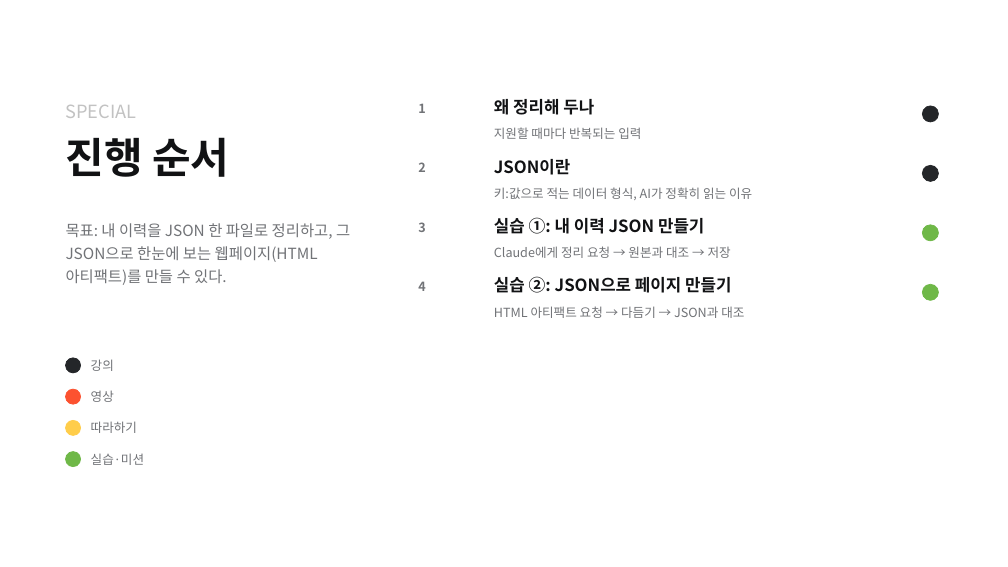
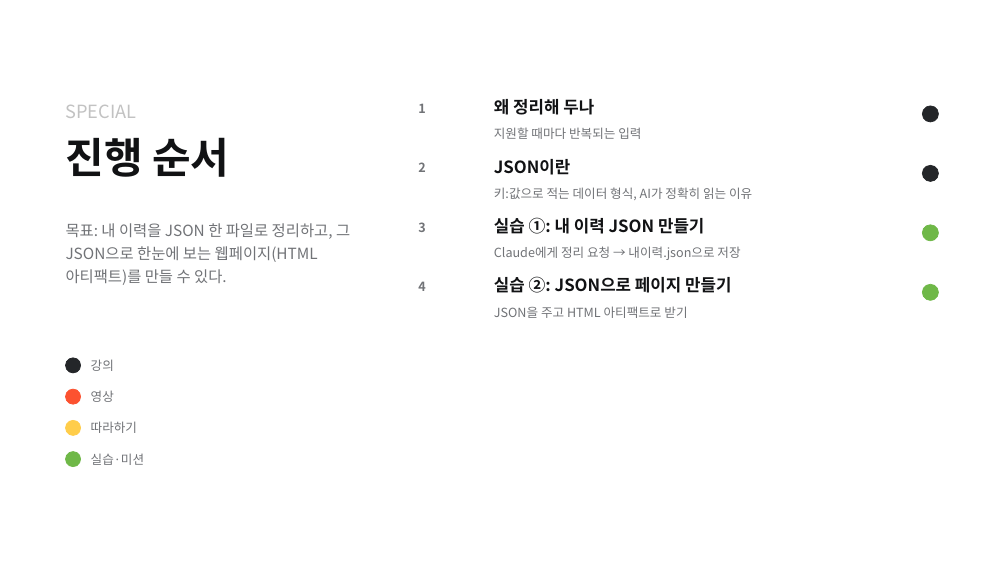
Before and after one commit to pa3757/KPX_knewdeal, a slide deck: slide 2 of instructor/특별실습_Claude_이력JSON.pptx. Drawn at 1008x567 pixels with LibreOffice and Linux fonts; fonts in the diff are those of the drawing; background and template pictures are left out. Boxes give left, top, right and bottom in pixels: in the first picture for what was removed or moved away, otherwise in the second. Text is boxed around its words. In the diff, an @@ line names an element or a change of style, - is before the commit and + after.

```diff
--- a/instructor/특별실습_Claude_이력JSON.pptx
+++ b/instructor/특별실습_Claude_이력JSON.pptx
@@ text at bbox=[494, 246, 740, 260]: text changed @@
-Claude에게 정리 요청 → 원본과 대조 → 저장
+Claude에게 정리 요청 → 내이력.json으로 저장
@@ text at bbox=[494, 306, 687, 318]: text changed @@
-HTML 아티팩트 요청 → 다듬기 → JSON과 대조
+JSON을 주고 HTML 아티팩트로 받기
```
Also in this commit, not shown: 5 other slides changed, 4 slides removed, 32 other files.
